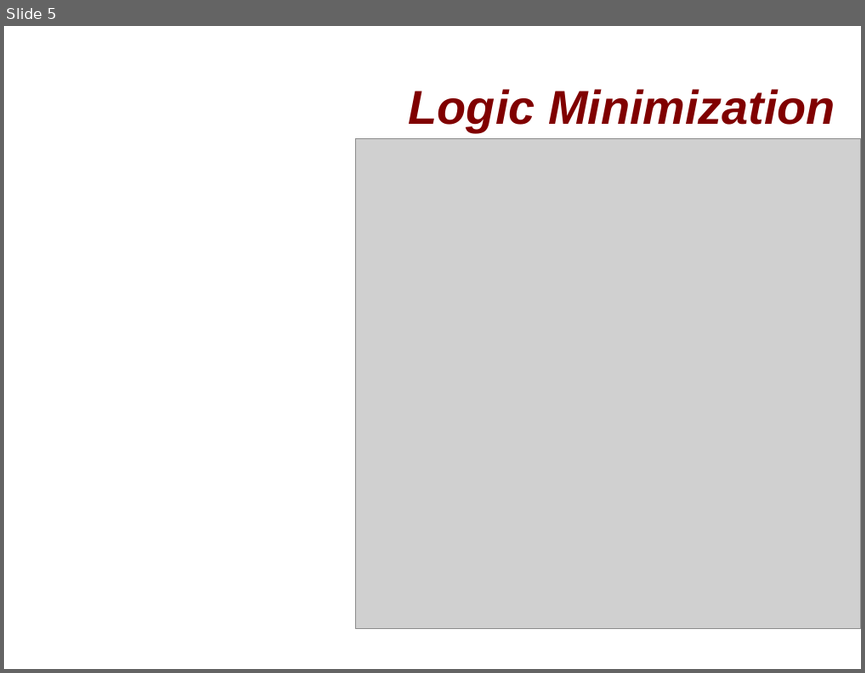
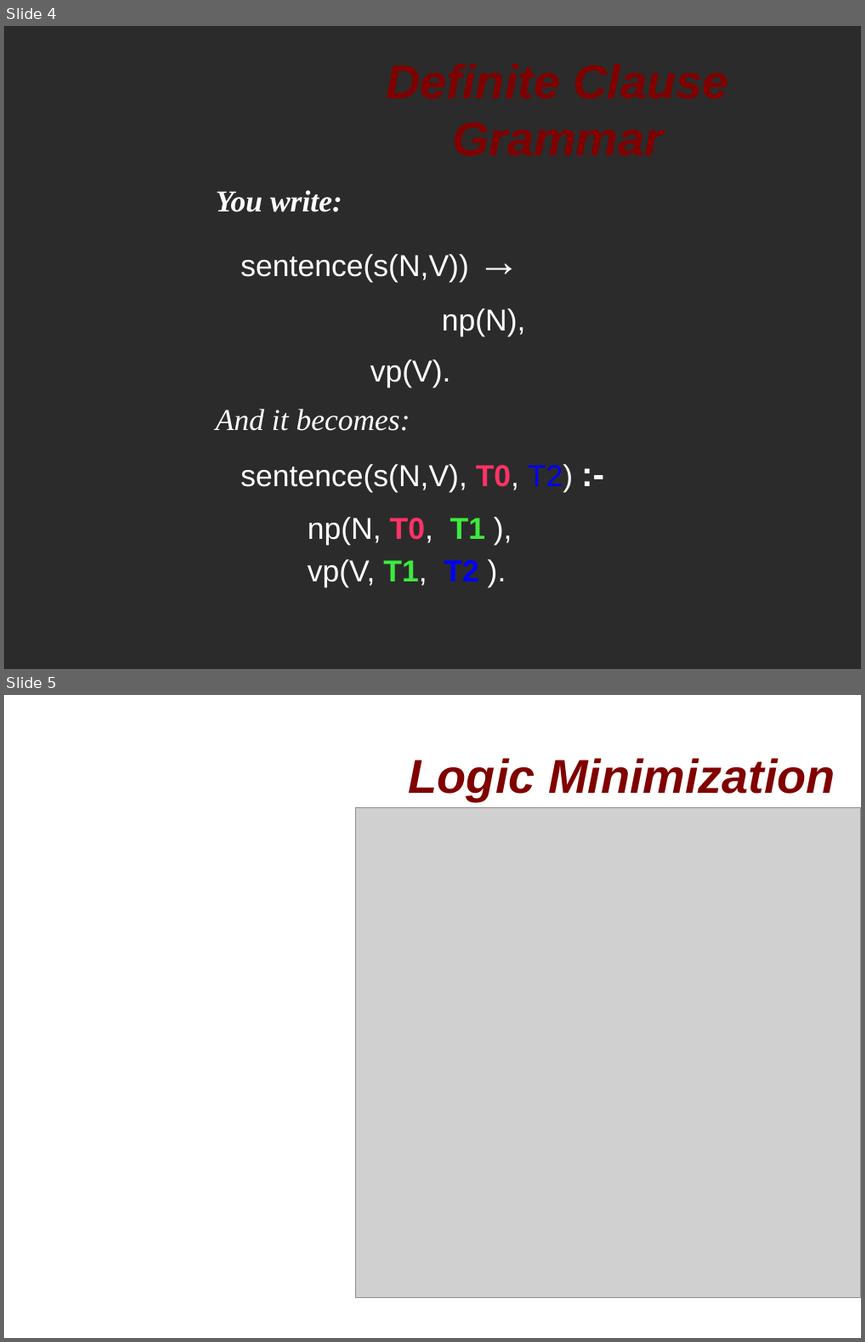
Before and after one commit to softwaresunday/Lexpress, a slide deck: doc/lepresentation.odp. Shown one above the other, each under a label of ours: slide 5 before the commit, slides 4 and 5 after it. The pictures are 865x673 and 865x1342 pixels, drawn with LibreOffice and Linux fonts; fonts in the diff are those of the drawing; grey boxes stand for pictures; background and template pictures are left out; a plain dark background stands for a picture behind light text. Boxes give left, top, right and bottom in pixels: in the first picture for what was removed or moved away, otherwise in the second. Text is boxed around its words. In the diff, an @@ line names an element or a change of style, - is before the commit and + after.

```diff
--- a/doc/lepresentation.odp
+++ b/doc/lepresentation.odp
@@ slide 4 added at bbox=[4, 26, 861, 669], background picture (left out) @@
@@ title added at bbox=[276, 44, 840, 174], 44 pt, text #800000, bold, italic @@
+Definite Clause Grammar
@@ text added at bbox=[216, 190, 573, 587], 28 pt, text #FFFFFF @@
+You write:
+sentence(s(N,V)) →
+np(N),
+  vp(V).
+And it becomes:
+sentence(s(N,V), T0, T2) :-
+      np(N, T0, T1 ),
+      vp(V, T1, T2 ).
```
Also in this commit, not shown: 6 slides changed, 7 other slides added, 2 slides removed, 2 other files.
